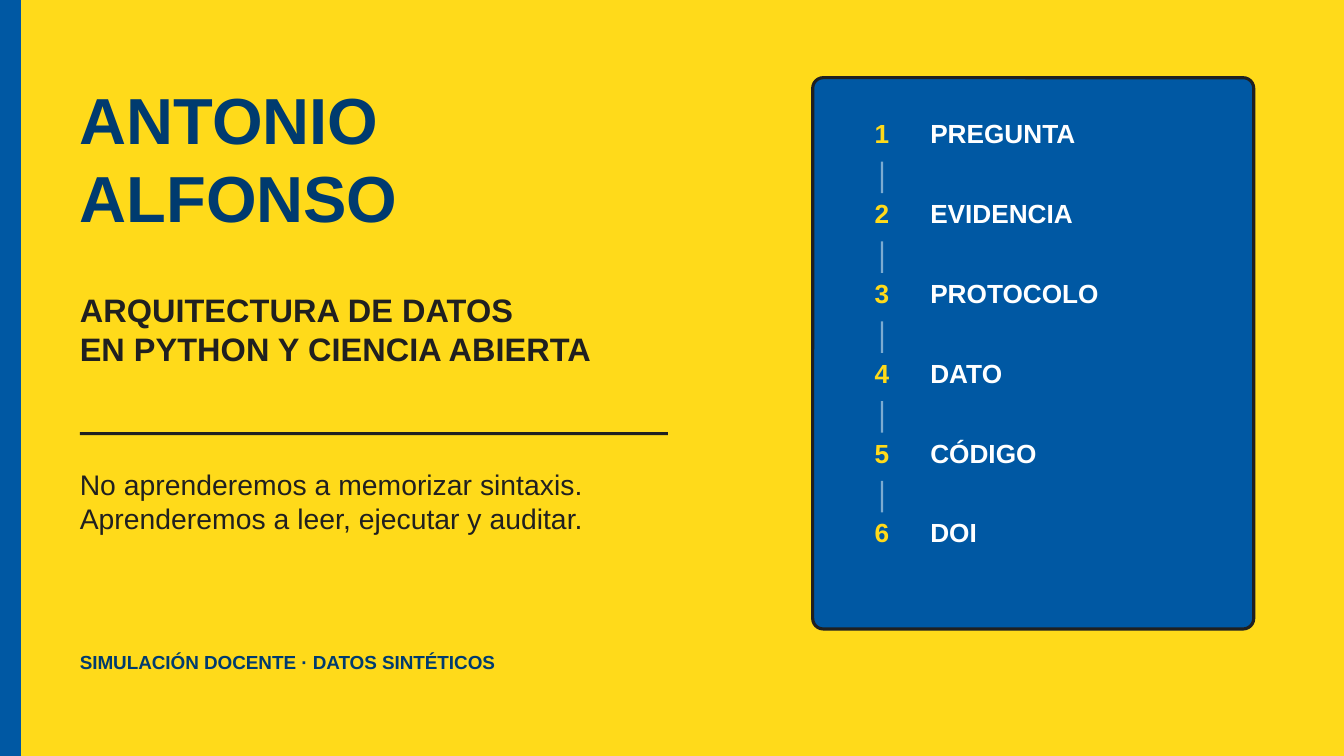
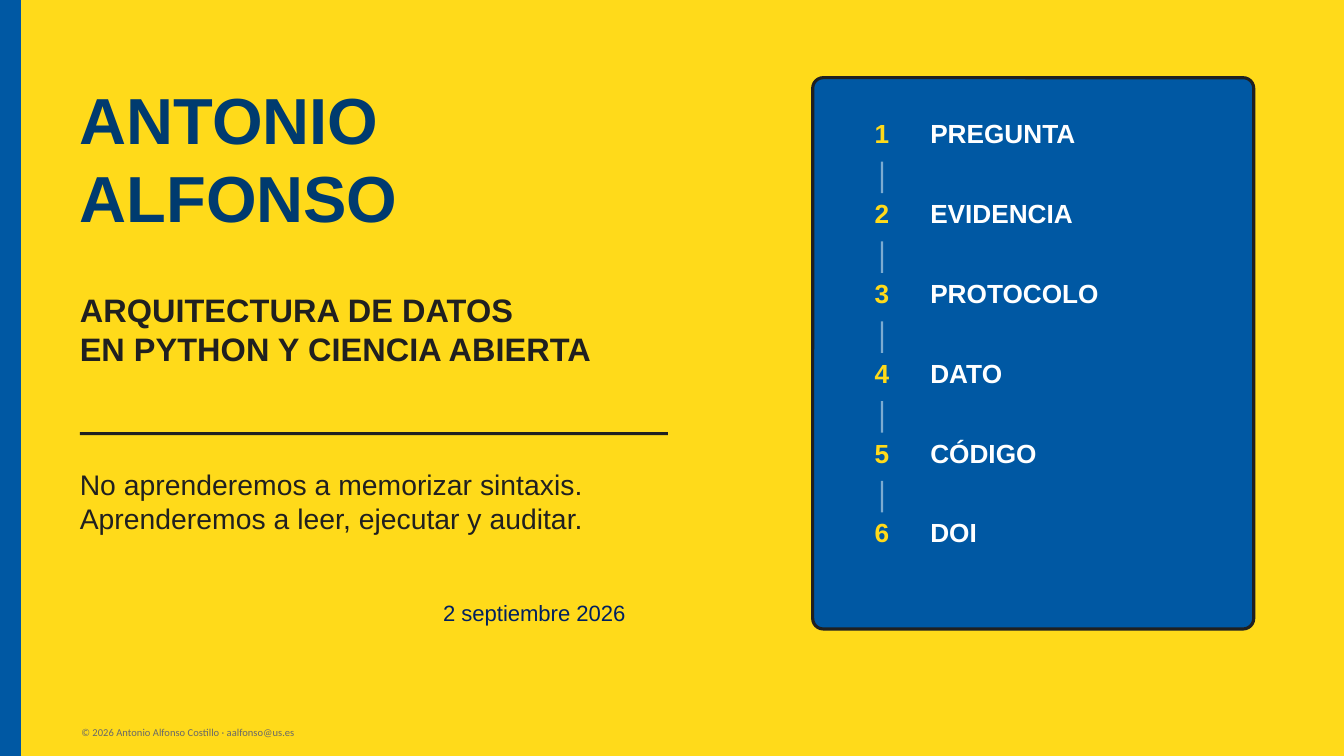
Before and after one commit to Teoriadejuego/arquitectura-datos-python-ciencia-abierta, a slide deck: slide 4 of 00_PRESENTACION/ARQUITECTURA_DATOS_PROYECCION.pptx. Drawn at 1344x756 pixels with LibreOffice and Linux fonts; fonts in the diff are those of the drawing. Boxes give left, top, right and bottom in pixels: in the first picture for what was removed or moved away, otherwise in the second. Text is boxed around its words. In the diff, an @@ line names an element or a change of style, - is before the commit and + after.

```diff
--- a/00_PRESENTACION/ARQUITECTURA_DATOS_PROYECCION.pptx
+++ b/00_PRESENTACION/ARQUITECTURA_DATOS_PROYECCION.pptx
@@ text added at [443,605,625,626], 15.8 pt, text #002060 @@
+2 septiembre 2026
@@ text removed at [80,655,495,670] @@
-SIMULACIÓN DOCENTE · DATOS SINTÉTICOS
@@ text added at [92,728,295,737], 7.5 pt, text #686868 @@
+© 2026 Antonio Alfonso Costillo · aalfonso@us.es
```
Also in this commit, not shown: 20 other slides changed, 3 slides added, 11 other files.
